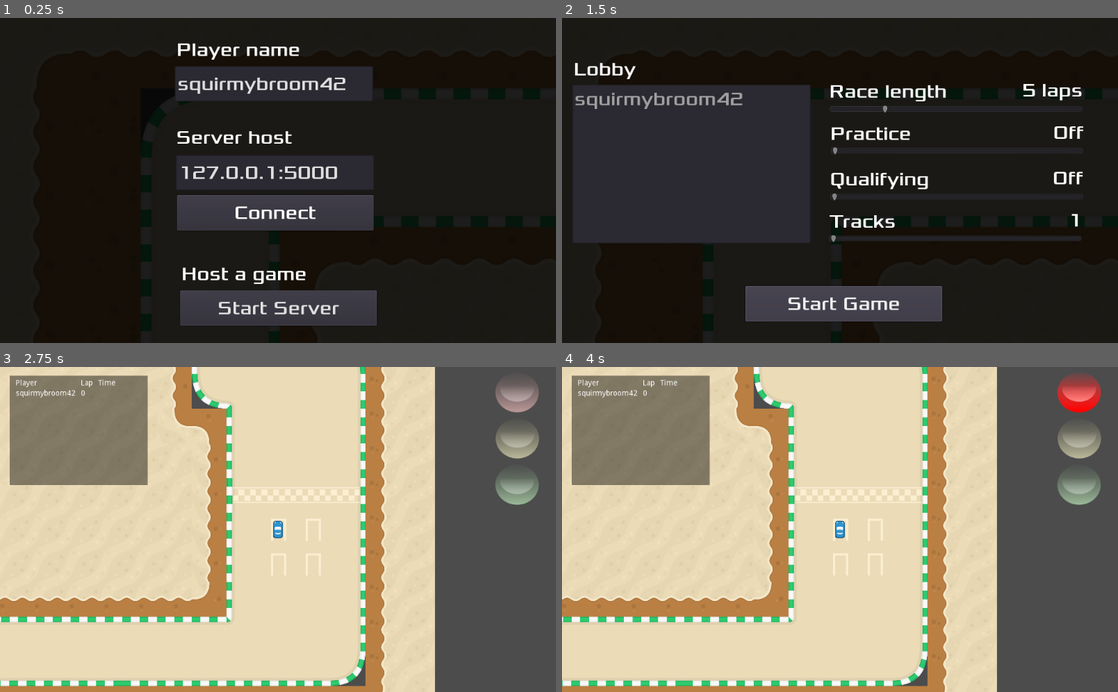
Above: before the commit, frames 1-4 (two rows, left to right).
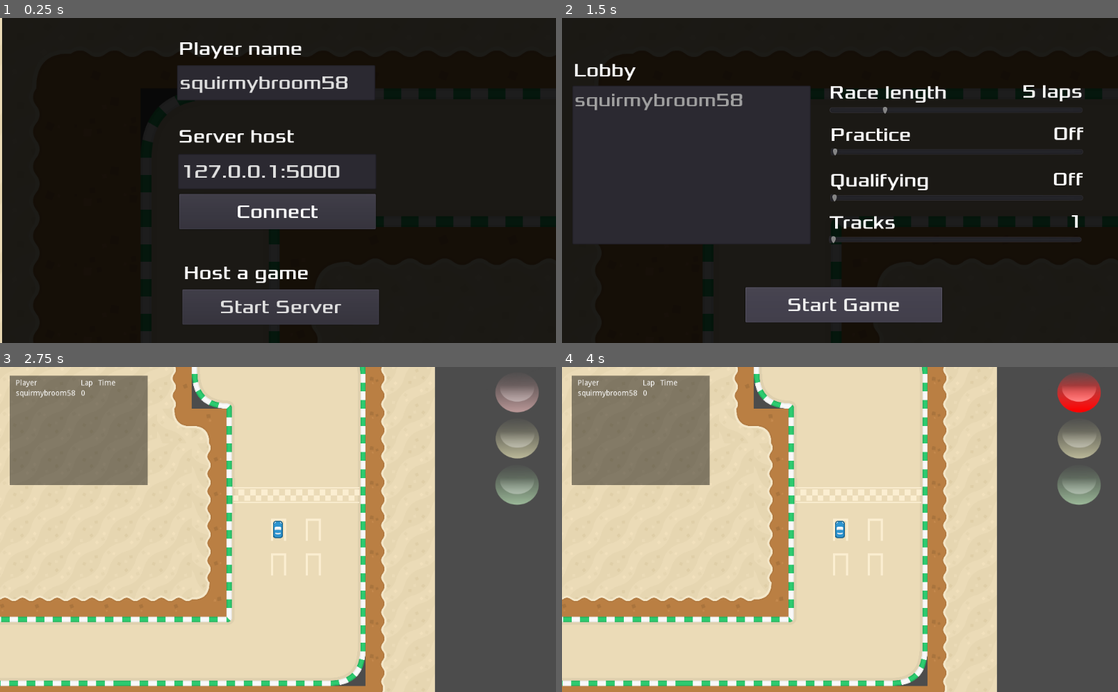
Above: after the commit, the same moments.

Repository: itjope/slide-on-slicks
Game: Godot game, scene res://World.tscn
The game is run twice, just before and just after one commit, with the same random seed, the same clock (stepped at 60 frames per second) and the same inputs.
Inputs:
- Up to frame 1 (0.25 s): no input
- Up to frame 2 (1.5 s): tap Enter at 0.5 s; hold D (steer_right) 0.53-1.25 s; click "Start Server" at 1.25 s
- Up to frame 3 (2.75 s): click "Start Game" at 2 s
- Up to frame 4 (4 s): tap Space at 2.75 s; hold S (brake) 2.78-3.53 s; tap Enter at 3.5 s; hold D (steer_right) from 3.53 s (still down)

The runs differ from the first frame. In frame 1, 5.3% of the frame differs, in the area x 0-69%, y 0-100%; in frame 2, 2.9%; in frame 3, less than 0.1%; in frame 4, less than 0.1%.

Commit message:
Add button to restart race

Diff:
--- a/Car.gd
+++ b/Car.gd
@@ -22,8 +22,8 @@
 func _ready():
 	if not is_network_master():
 		remove_child($Camera2D)
-	get_parent().get_node("Race").connect("race_start", self, "_on_race_start")
-	get_parent().get_node("Race").connect("race_end", self, "_on_race_end")
+	get_parent().get_parent().get_node("Race").connect("race_start", self, "_on_race_start")
+	get_parent().get_parent().get_node("Race").connect("race_end", self, "_on_race_end")
 
 func _physics_process(delta):
 	if is_network_master():
@@ -101,6 +101,7 @@
 	rotation = new_heading.angle()
 
 func _on_race_start():
+	race_ended = false
 	race_started = true
 
 func _on_race_end():
--- a/Race.gd
+++ b/Race.gd
@@ -9,6 +9,20 @@
 signal race_start
 signal race_end
 signal race_stats(allPlayers)
+signal show_lobby()
+
+var startNewRaceButton = null
+
+func _ready():
+	# startNewRaceButton = self.get_node("RaceControl").get_node("StartNewRace")
+	startNewRaceButton = $RaceControl/StartNewRace
+	startNewRaceButton.connect("pressed", self, "_start_new_game")
+
+
+func _start_new_game():
+	startNewRaceButton.hide()
+	emit_signal("show_lobby")
+
 
 func _on_Track_finished_lap(body):
 	if (body.is_network_master()):
@@ -40,6 +54,8 @@
 
 	if (is_race_over()):
 		 rpc("race_is_over")
+		 startNewRaceButton.show()
+
 
 func we_have_a_winner():
 	var weHaveAWinner = false
@@ -58,6 +74,10 @@
 
 func _on_Server_start_game(my_info, player_info, game_options):
 	maxLaps = game_options.laps
+	raceStart = null
+	lapStart = null
+	$CheckeredFlag.visible = false
+	$WhiteFlag.visible = false
 
 	var myId = get_tree().get_network_unique_id()
 	allPlayers[myId] = createPlayerEntry(my_info.name)
--- /dev/null
+++ b/RaceControl.tscn
@@ -0,0 +1,22 @@
+[gd_scene format=2]
+
+[node name="RaceControl" type="Control"]
+margin_left = -1.0
+margin_top = -5.0
+margin_right = 402.0
+margin_bottom = 234.0
+mouse_filter = 2
+__meta__ = {
+"_edit_use_anchors_": false
+}
+
+[node name="StartNewRace" type="Button" parent="."]
+visible = false
+margin_left = 10.1251
+margin_top = 240.412
+margin_right = 253.125
+margin_bottom = 328.412
+text = "Start new race"
+__meta__ = {
+"_edit_use_anchors_": false
+}
--- a/Server.gd
+++ b/Server.gd
@@ -1,32 +1,20 @@
 extends Node
 
 const PORT        = 5000
-const ServerOrJoin = preload("res://ServerOrJoin.tscn")
-const PlayerLobby = preload("res://Lobby.tscn")
 
 var player_info = {}
 var my_info = { name = "Player 1" }
-var serverOrJoin = ServerOrJoin.instance()
-var lobby = PlayerLobby.instance()
+var serverOrJoin = null
+var lobby = null
 
 signal start_game(my_info, player_info)
 
 func _ready():
-
-
-	self.add_child(serverOrJoin)
+	serverOrJoin = $ServerOrJoin
+	lobby = $Lobby
 	serverOrJoin.get_node("StartServer").connect("pressed", self, "_start_server")
 	serverOrJoin.get_node("JoinServer").connect("pressed", self, "_start_client")
 	lobby.connect("game_options", self, "start")
-
-	for child in self.get_children():
-		print(child.get_name())
-
-
-	# var opponentScene = load("res://Opponent.tscn")
-	# var opponent = opponentScene.instance()
-	# opponent.set_position(Vector2(1950, 1000))
-	# world.add_child(opponent)
 
 	get_tree().connect("network_peer_connected", self, "_player_connected")
 	get_tree().connect("network_peer_disconnected", self, "_player_disconnected")
@@ -34,21 +22,18 @@
 	get_tree().connect("connection_failed", self, "_connected_fail")
 	get_tree().connect("server_disconnected", self, "_server_disconnected")
 
-
 func _start_server():
 	_serverOrJoinCompleted()
 	var peer = NetworkedMultiplayerENet.new()
 	peer.create_server(PORT, 4)
 	get_tree().network_peer = peer
 
-
-
-
 func _serverOrJoinCompleted():
 	my_info.name = serverOrJoin.get_node("PlayerNameInput").text
 	lobby.get_node("Players").add_item(my_info.name)
 
 	serverOrJoin.hide()
+	lobby.show()
 	self.add_child(lobby)
 
 func _start_client():
@@ -96,20 +81,6 @@
 	lobby.get_node("Players").add_item(info.name)
 	player_info[id] = info
 
-# func on_connected_to_server():
-# 	print("Connected to server.")
 
-# 	self.get_node("Label").text = "connected"
-# 	var car = Car.instance()
-# 	get_parent().add_child(car)
-
-# func send_player_position(position):
-# 	rpc_unreliable("on_player_update", position)
-
-# remote func on_all_players_update(playerPositions):
-# 	for ps in playerPositions:
-# 		#
-# 		#self.get_node("Label").text = "opponent"
-# 		for pos in playerPositions.values():
-# 			# self.get_node("Opponent1").set_position(playerPositions)
-# 			print(pos)
+func _on_Race_show_lobby():
+	lobby.show()
--- a/Server.tscn
+++ b/Server.tscn
@@ -1,6 +1,19 @@
-[gd_scene load_steps=2 format=2]
+[gd_scene load_steps=4 format=2]
 
 [ext_resource path="res://Server.gd" type="Script" id=1]
+[ext_resource path="res://ServerOrJoin.tscn" type="PackedScene" id=2]
+[ext_resource path="res://lobby.tscn" type="PackedScene" id=3]
 
-[node name="Server" type="Node"]
+[node name="Server" type="CanvasLayer"]
 script = ExtResource( 1 )
+
+[node name="ServerOrJoin" parent="." instance=ExtResource( 2 )]
+margin_left = 4.0
+margin_top = -2.0
+margin_right = 4.0
+margin_bottom = -2.0
+
+[node name="Lobby" parent="." instance=ExtResource( 3 )]
+visible = false
+margin_top = 2.0
+margin_bottom = 2.0
--- a/Track.gd
+++ b/Track.gd
@@ -22,6 +22,7 @@
 		prev_checkpoint[body_id] = cur
 
 func _on_Server_start_game(my_info, player_info, _game_options):
+	var carsNode = get_parent().get_node('Cars')
 	var start_positions = []
 
 	for up in get_used_cells_by_id(3):
@@ -36,13 +37,17 @@
 	for left in get_used_cells_by_id(6):
 		start_positions.append({"pos": (map_to_world(left) + cell_size / 2), "angle": deg2rad(180)})
 
+	for car in carsNode.get_children():
+		carsNode.remove_child(car)
+
+
 	var selfPeerID = get_tree().get_network_unique_id()
 	var car = Car.instance()
 	car.position=start_positions[0]["pos"]
 	car.rotation=start_positions[0]["angle"]
 	car.set_name(str(selfPeerID))
 	car.set_network_master(selfPeerID)
-	get_parent().add_child(car)
+	carsNode.add_child(car)
 	get_parent().get_node("Race").get_node("ControlPanel").start(car)
 
 	var cars = [{"id": selfPeerID, "car": car}]
@@ -51,7 +56,7 @@
 		var remoteCar = Car.instance()
 		remoteCar.set_name(str(p))
 		remoteCar.set_network_master(p)
-		get_parent().add_child(remoteCar)
+		carsNode.add_child(remoteCar)
 		cars.append({"id": p, "car": remoteCar})
 
 	cars.sort_custom(MyCustomSorter, "sort")
--- a/TrafficLight.gd
+++ b/TrafficLight.gd
@@ -9,6 +9,7 @@
 	elif (frame == 3):
 		$Timer.stop()
 		visible = false
+		frame = 0
 	else:
 		frame += 1
 
--- a/World.tscn
+++ b/World.tscn
@@ -13,6 +13,7 @@
 [ext_resource path="res://assets/traficlight-lightsout.png" type="Texture" id=11]
 [ext_resource path="res://TrafficLight.gd" type="Script" id=12]
 [ext_resource path="res://assets/flags/checkered-flag-5.png" type="Texture" id=13]
+[ext_resource path="res://RaceControl.tscn" type="PackedScene" id=14]
 [ext_resource path="res://assets/flags/white-flag-5.png" type="Texture" id=16]
 [ext_resource path="res://assets/flags/white-flag-4.png" type="Texture" id=18]
 [ext_resource path="res://assets/flags/checkered-flag-4.png" type="Texture" id=19]
@@ -335,6 +336,12 @@
 margin_right = 402.628
 margin_bottom = 378.971
 
+[node name="RaceControl" parent="Race" instance=ExtResource( 14 )]
+margin_left = -0.82843
+margin_top = 4.82843
+margin_right = 1026.17
+margin_bottom = 603.828
+
 [node name="ControlPanel" parent="Race" instance=ExtResource( 4 )]
 visible = false
 margin_left = 8.35583
@@ -356,13 +363,14 @@
 visible = false
 position = Vector2( 887.4, 101.938 )
 frames = SubResource( 16 )
-frame = 5
+frame = 1
 playing = true
 
 [node name="WhiteFlag" type="AnimatedSprite" parent="Race"]
 visible = false
 position = Vector2( 887.4, 100.07 )
 frames = SubResource( 17 )
+frame = 4
 playing = true
 
 [node name="Server" parent="." instance=ExtResource( 5 )]
@@ -378,12 +386,15 @@
 __meta__ = {
 "_edit_use_anchors_": false
 }
+
+[node name="Cars" type="Node2D" parent="."]
 [connection signal="finished_lap" from="Track" to="Race" method="_on_Track_finished_lap"]
+[connection signal="body_shape_entered" from="Track/Checkpoints" to="Track" method="_on_Checkpoints_body_shape_entered"]
 [connection signal="body_shape_entered" from="Track/Checkpoints" to="." method="_on_Checkpoints_body_shape_entered"]
-[connection signal="body_shape_entered" from="Track/Checkpoints" to="Track" method="_on_Checkpoints_body_shape_entered"]
 [connection signal="race_stats" from="Race" to="Race/RaceInfo" method="_on_Race_race_stats"]
+[connection signal="show_lobby" from="Race" to="Server" method="_on_Race_show_lobby"]
 [connection signal="green_light" from="Race/TrafficLight" to="Race" method="_on_TrafficLight_green_light"]
 [connection signal="timeout" from="Race/TrafficLight/Timer" to="Race/TrafficLight" method="_on_Timer_timeout"]
+[connection signal="start_game" from="Server" to="Track" method="_on_Server_start_game"]
+[connection signal="start_game" from="Server" to="Race" method="_on_Server_start_game"]
 [connection signal="start_game" from="Server" to="Race/TrafficLight" method="_on_Server_start_game"]
-[connection signal="start_game" from="Server" to="Race" method="_on_Server_start_game"]
-[connection signal="start_game" from="Server" to="Track" method="_on_Server_start_game"]
Not shown: 1 places in World.tscn that only renumber resources
